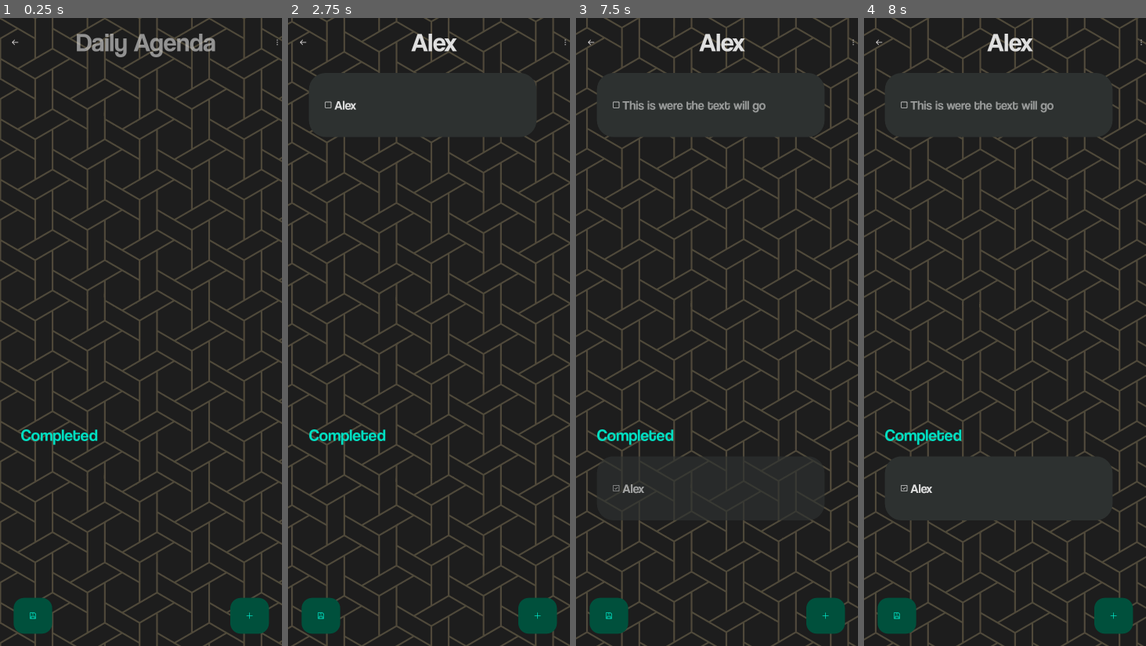
Above: before the commit, frames 1-4 (left to right).
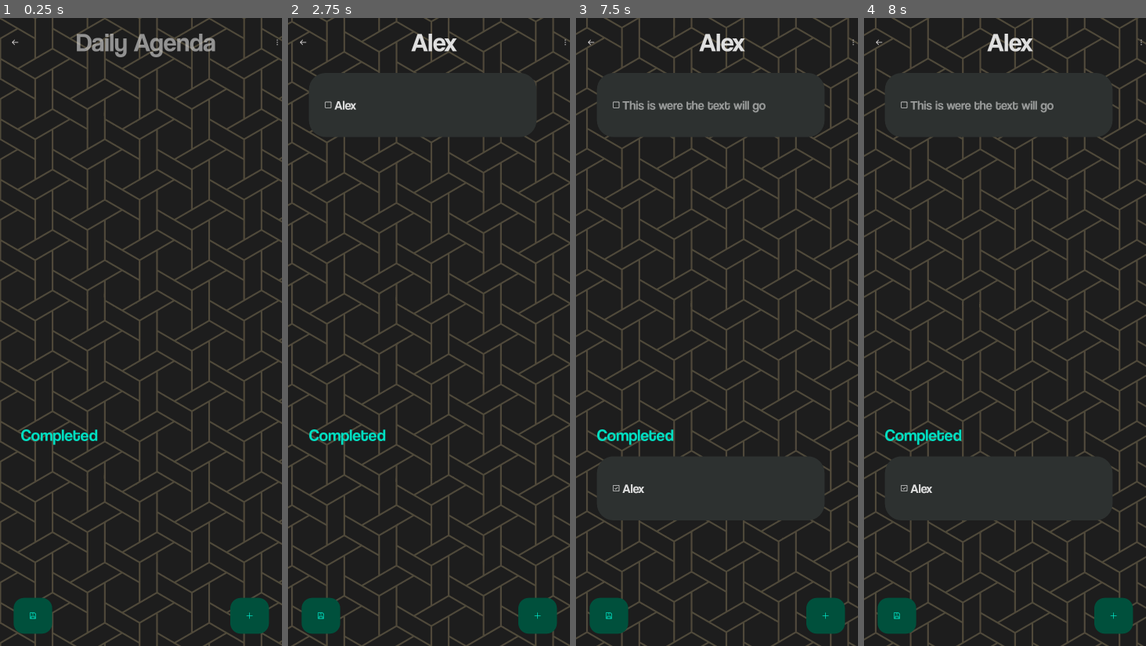
Above: after the commit, the same moments.

Repository: ArtinTheCoder/note_tracker
Game: Godot game, scene res://scenes/tracker.tscn
Same seed, same stepped clock (60 frames per second), same inputs: the game is played once before the commit and once after it.
Inputs (mouse positions are in pixels of both pictures, inside the frame that each line leads up to):
- Up to frame 1 (0.25 s): no input
- Up to frame 2 (2.75 s): click (434, 36) at 0.52 s; type "Alex" at 0.6 s; click (538, 614) at 1.25 s; click (434, 105) at 2.02 s; type "Alex" at 2.1 s
- Up to frame 3 (7.5 s): click (615, 105) at 2.75 s; click (852, 43) at 3.5 s; click (852, 43) at 4.25 s; click (615, 489) at 5 s; click (826, 614) at 5.75 s; click (852, 43) at 6.5 s; click (615, 105) at 7.27 s
- Up to frame 4 (8 s): no input

Frames 1-2 are identical in both runs. In frame 3, less than 0.1% of the frame differs, in the area x 13-25%, y 74-76%; in frame 4, nothing differs.

Commit message:
made a save & load system

Diff:
--- a/scenes/task.tscn
+++ b/scenes/task.tscn
@@ -57,7 +57,7 @@
 &"Spawn": SubResource("Animation_mpid7")
 }
 
-[node name="Task" type="Control"]
+[node name="Task" type="Control" node_paths=PackedStringArray("task_line_edit", "completed_checkbox")]
 layout_mode = 3
 anchors_preset = 15
 anchor_right = 1.0
@@ -67,6 +67,8 @@
 grow_horizontal = 2
 grow_vertical = 2
 script = ExtResource("1_qe5cv")
+task_line_edit = NodePath("PanelContainer/HBoxContainer/RichTextLabel")
+completed_checkbox = NodePath("PanelContainer/HBoxContainer/CheckBox")
 
 [node name="PanelContainer" type="PanelContainer" parent="."]
 layout_mode = 1
--- a/scripts/task.gd
+++ b/scripts/task.gd
@@ -1,14 +1,34 @@
 extends Control
+@export var task_line_edit: LineEdit  # Change this if you're using TextEdit instead
+@export var completed_checkbox: CheckBox
+@onready var animation_player: AnimationPlayer = $AnimationPlayer
 
+signal task_edited
 signal task_completed(task)
 
-@onready var animation_player: AnimationPlayer = $AnimationPlayer
-
 func _ready() -> void:
+	task_line_edit.text_submitted.connect(_on_text_submitted)
+	task_line_edit.focus_exited.connect(_on_focus_exited)
+	completed_checkbox.toggled.connect(_on_check_box_toggled)
 	animation_player.play("Spawn")
 
-func _on_check_box_pressed() -> void:
+func _on_text_submitted(_new_text):
+	task_edited.emit()
+
+func _on_focus_exited():
+	task_edited.emit()
+
+func _on_check_box_toggled(button_pressed: bool) -> void:
 	task_completed.emit(self)
+	task_edited.emit()
 
-func _on_tree_exiting() -> void:
-	animation_player.play("Spawn")
+func get_task_data() -> Dictionary:
+	return {
+		"text": task_line_edit.text,
+		"completed": completed_checkbox.button_pressed
+	}
+
+func set_task_data(data: Dictionary) -> void:
+	task_line_edit.text = data.get("text", "")
+	# Set the checkbox state without triggering the toggled signal
+	completed_checkbox.set_pressed_no_signal(data.get("completed", false))
--- a/scripts/tracker.gd
+++ b/scripts/tracker.gd
@@ -1,30 +1,152 @@
 extends Control
 
 var task_scene = preload("res://scenes/task.tscn")
+@onready var active_tasks_container = $ScrollContainer/VBoxContainer/Tasks/VBoxContainer
+@onready var finished_tasks_container = $ScrollContainer/VBoxContainer/FinishedTasks/VBoxContainer
+
+# Path to save the tasks data
+const SAVE_PATH = "user://tasks.json"
+
+# Timer for auto-save
+var save_timer: Timer
 
 func _ready():
+	# Setup auto-save timer
+	save_timer = Timer.new()
+	save_timer.wait_time = 20.0
+	save_timer.autostart = true
+	save_timer.one_shot = false
+	save_timer.timeout.connect(_on_save_timer_timeout)
+	add_child(save_timer)
+
+	# Load tasks on startup - with a brief delay to ensure the scene is fully ready
 	await get_tree().create_timer(0.1).timeout
-	for task in $"ScrollContainer/VBoxContainer/Tasks/VBoxContainer".get_children():
+	load_tasks()
+
+	# Set up any existing tasks that weren't cleared (though load_tasks should have cleared them)
+	for task in active_tasks_container.get_children():
 		task.task_completed.connect(move_task_to_finished)
+		task.task_edited.connect(_on_task_edited)
+
+	for task in finished_tasks_container.get_children():
+		task.task_completed.connect(move_task_to_finished)
+		task.task_edited.connect(_on_task_edited)
 
 func add_task():
 	var task_instance = task_scene.instantiate()
+	active_tasks_container.add_child(task_instance)
+	# Connect signals after the task is added to the scene tree
 	task_instance.task_completed.connect(move_task_to_finished)
-	$ScrollContainer/VBoxContainer/Tasks/VBoxContainer.add_child(task_instance)
+	task_instance.task_edited.connect(_on_task_edited)
 
 func _on_add_task_pressed() -> void:
 	add_task()
+	save_tasks()
 
 func move_task_to_finished(task):
-	var tasks_container = $"ScrollContainer/VBoxContainer/Tasks/VBoxContainer"
-	var finished_tasks_container = $"ScrollContainer/VBoxContainer/FinishedTasks/VBoxContainer"
+	# Store reference to parent containers
+	var tasks_container = active_tasks_container
+	var finished_tasks_container = self.finished_tasks_container
 
 	if task.get_parent() == tasks_container:
 		tasks_container.remove_child(task)
 		finished_tasks_container.add_child(task)
-		task.set_owner(get_tree().current_scene)
-
 	else:
 		finished_tasks_container.remove_child(task)
 		tasks_container.add_child(task)
-		task.set_owner(get_tree().current_scene)
+
+	# Set owner to ensure proper serialization
+	task.set_owner(get_tree().current_scene)
+
+	# Save after moving a task
+	save_tasks()
+
+# Save all tasks to a JSON file
+func save_tasks():
+	var tasks_data = []
+
+	# Loop through all active tasks
+	for task in active_tasks_container.get_children():
+		if not task.has_method("get_task_data"):
+			continue
+		var task_data = task.get_task_data()
+		task_data["finished"] = false  # Mark as active task
+		tasks_data.append(task_data)
+
+	# Loop through all finished tasks
+	for task in finished_tasks_container.get_children():
+		if not task.has_method("get_task_data"):
+			continue
+		var task_data = task.get_task_data()
+		task_data["finished"] = true  # Mark as finished task
+		tasks_data.append(task_data)
+
+	# Create a JSON string from the tasks data
+	var json_string = JSON.stringify(tasks_data)
+
+	# Save to file
+	var file = FileAccess.open(SAVE_PATH, FileAccess.WRITE)
+	file.store_string(json_string)
+	file = null
+
+	print("Tasks saved successfully!")
+
+# Load tasks from JSON file
+func load_tasks():
+	# Check if save file exists
+	if not FileAccess.file_exists(SAVE_PATH):
+		print("No saved tasks found.")
+		return
+
+	# Open the file
+	var file = FileAccess.open(SAVE_PATH, FileAccess.READ)
+	var json_string = file.get_as_text()
+	file = null
+
+	# Parse JSON
+	var json = JSON.new()
+	var error = json.parse(json_string)
+
+	# Check for errors
+	if error != OK:
+		print("JSON Parse Error: ", json.get_error_message())
+		return
+
+	var tasks_data = json.get_data()
+
+	# Clear existing tasks
+	for child in active_tasks_container.get_children():
+		child.queue_free()
+	for child in finished_tasks_container.get_children():
+		child.queue_free()
+
+	# Create new tasks based on saved data
+	for task_data in tasks_data:
+		var new_task = task_scene.instantiate()
+
+		# Determine which container to use
+		if task_data.get("finished", false):
+			finished_tasks_container.add_child(new_task)
+		else:
+			active_tasks_container.add_child(new_task)
+
+		# Now that the task is in the scene tree, connect signals
+		new_task.task_completed.connect(move_task_to_finished)
+		new_task.task_edited.connect(_on_task_edited)
+
+		# Set data after adding to scene tree and connecting signals
+		new_task.set_task_data(task_data)
+
+	print("Tasks loaded successfully!")
+
+# Auto-save function
+func _on_save_timer_timeout():
+	save_tasks()
+
+# Called when a task is edited (and editing has stopped)
+func _on_task_edited():
+	save_tasks()
+
+# Manual save method - connect this to your save button (if you have one)
+func _on_save_button_pressed():
+	save_tasks()
Not shown: 1 places in scenes/tracker.tscn that only renumber resources
